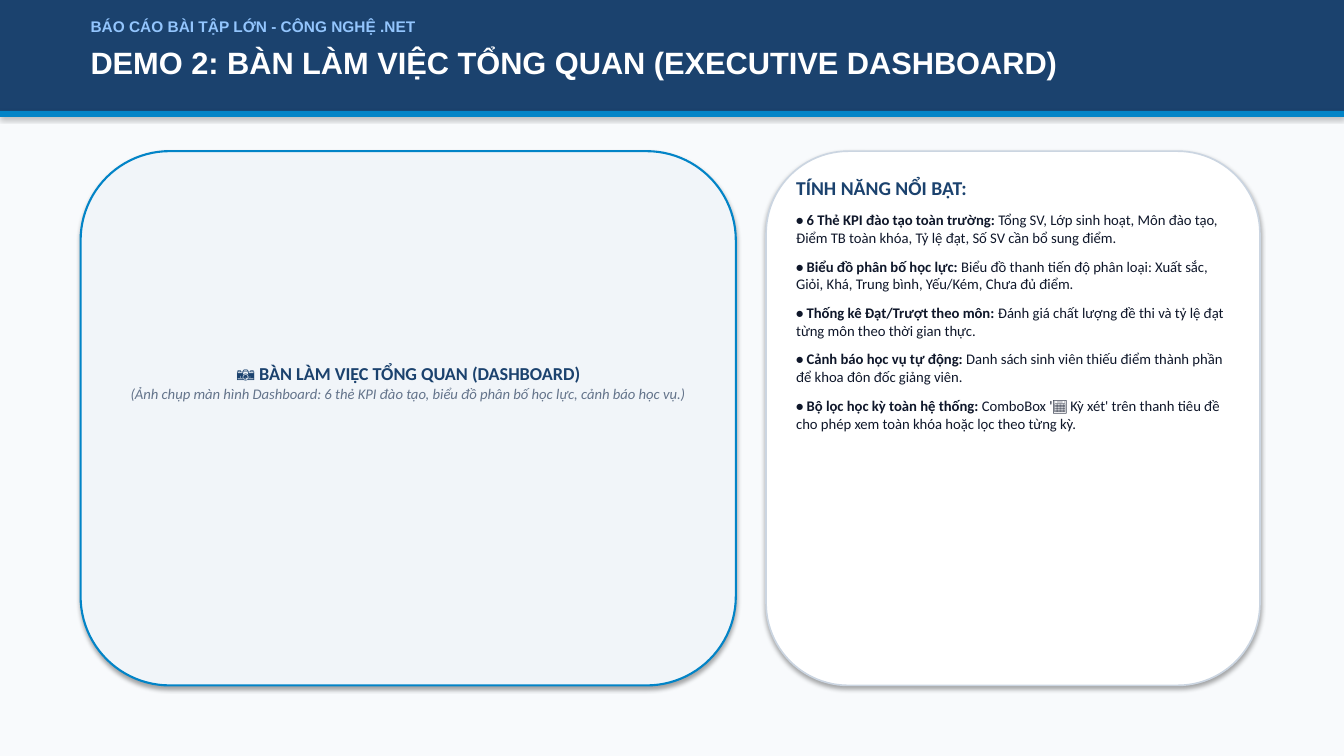
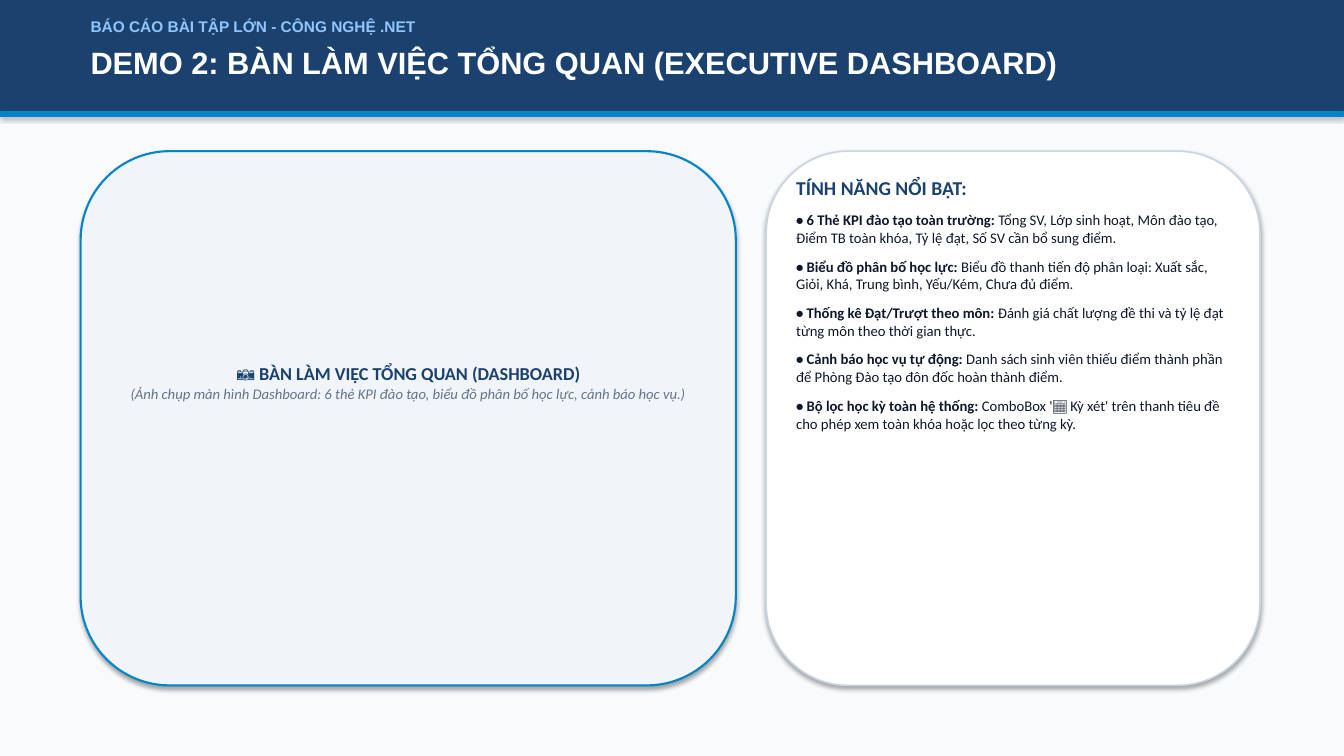
Before and after one commit to ngthanhs1/STUDENT_RESULT_ANALYTICS, a slide deck: slide 8 of SLIDE_THUYET_TRINH_STUDENT_RESULT_ANALYTICS.pptx. Drawn at 1344x756 pixels with LibreOffice and Linux fonts; fonts in the diff are those of the drawing. Boxes give left, top, right and bottom in pixels: in the first picture for what was removed or moved away, otherwise in the second. Text is boxed around its words. In the diff, an @@ line names an element or a change of style, - is before the commit and + after.

```diff
--- a/SLIDE_THUYET_TRINH_STUDENT_RESULT_ANALYTICS.pptx
+++ b/SLIDE_THUYET_TRINH_STUDENT_RESULT_ANALYTICS.pptx
@@ text at (796, 352, 1222, 385): text changed @@
-• Cảnh báo học vụ tự động: Danh sách sinh viên thiếu điểm thành phần để khoa đôn đốc giảng viên.
+• Cảnh báo học vụ tự động: Danh sách sinh viên thiếu điểm thành phần để Phòng Đào tạo đôn đốc hoàn thành điểm.
```
Also in this commit, not shown: 2 other slides changed, 5 other files.
